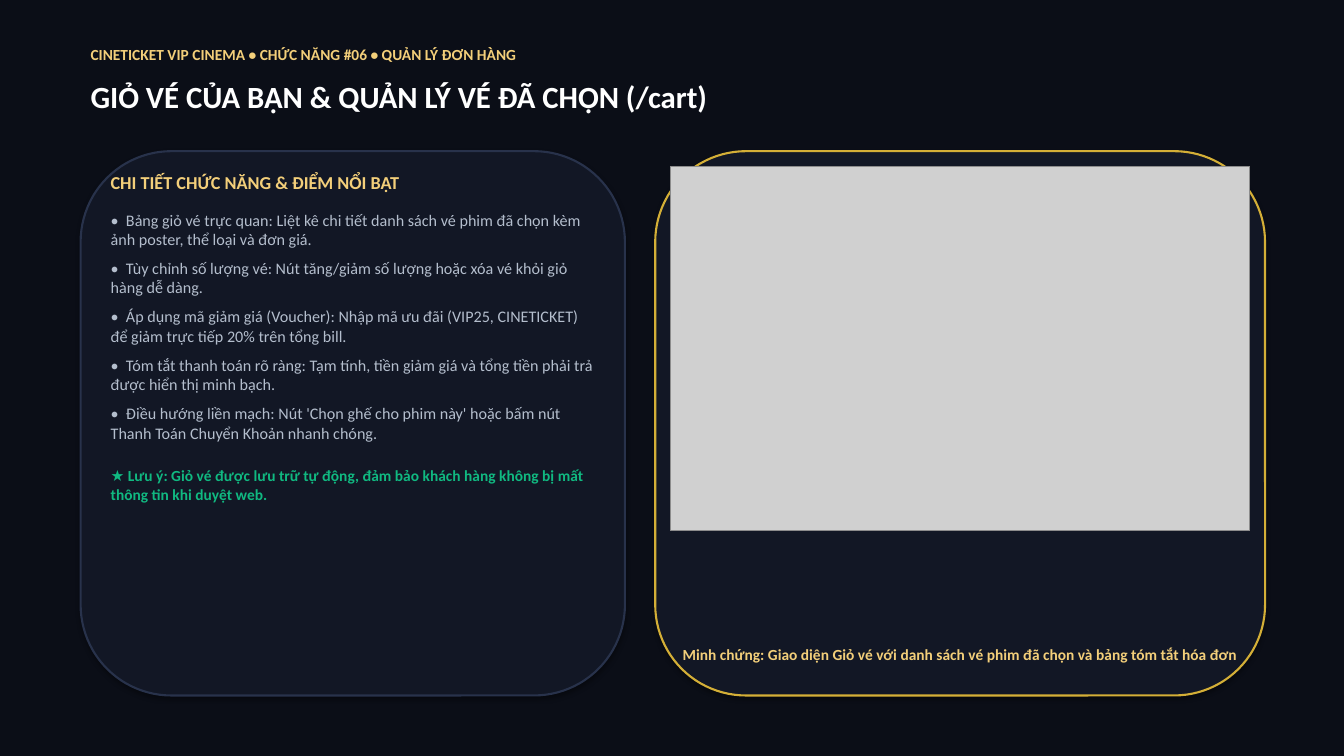
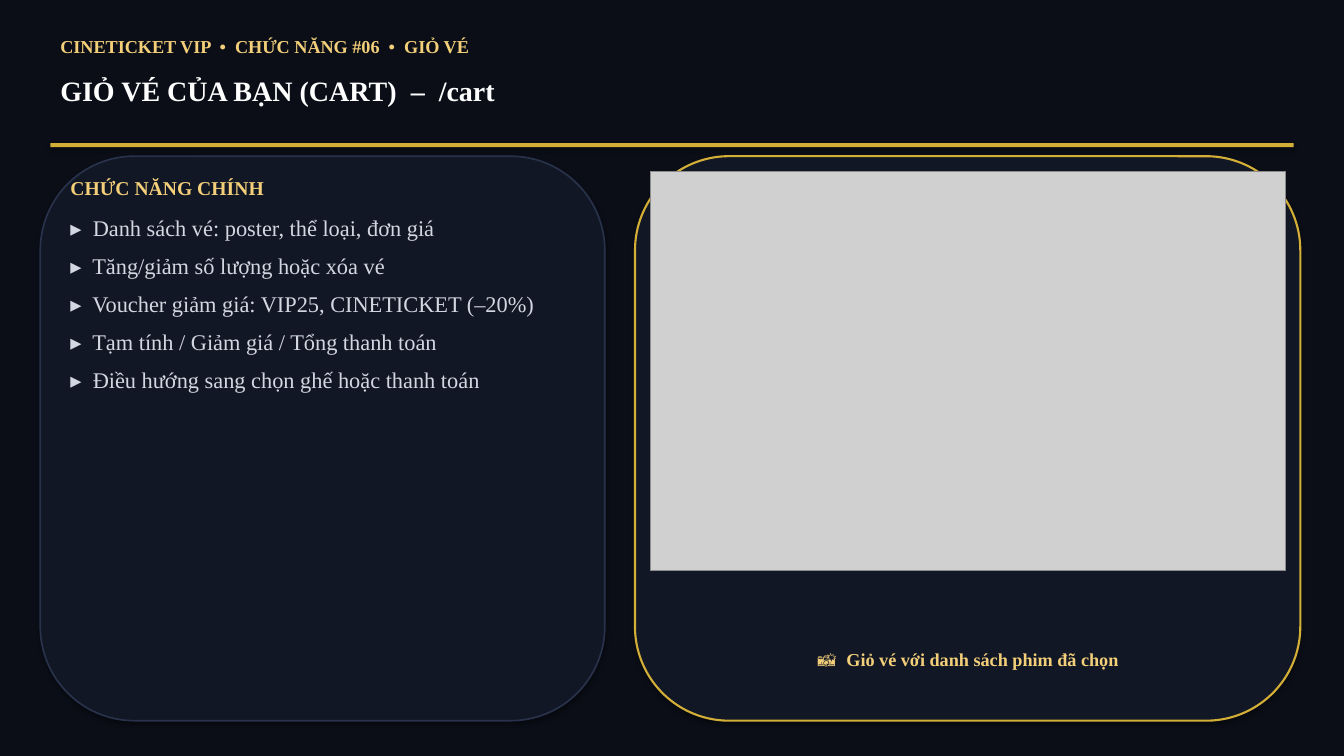
Before and after one commit to hathao109207-oss/hathao, a slide deck: slide 7 of BaoCao_ChucNang_CineTicket.pptx. Drawn at 1344x756 pixels with LibreOffice and Linux fonts; fonts in the diff are those of the drawing; grey boxes stand for pictures. Boxes give left, top, right and bottom in pixels: in the first picture for what was removed or moved away, otherwise in the second. Text is boxed around its words. In the diff, an @@ line names an element or a change of style, - is before the commit and + after.

Commit message:
style(pptx): font Times New Roman 16, noi dung rut gon theo tu khoa

```diff
--- a/BaoCao_ChucNang_CineTicket.pptx
+++ b/BaoCao_ChucNang_CineTicket.pptx
@@ text at (x1=60, y1=39, x2=469, y2=54): text changed; size 11 to 13 pt; font Calibri to Times New Roman @@
-CINETICKET VIP CINEMA • CHỨC NĂNG #06 • QUẢN LÝ ĐƠN HÀNG
+CINETICKET VIP • CHỨC NĂNG #06 • GIỎ VÉ
@@ text at (x1=60, y1=80, x2=495, y2=107): text changed; size 22 to 20 pt; font Calibri to Times New Roman @@
-GIỎ VÉ CỦA BẠN & QUẢN LÝ VÉ ĐÃ CHỌN (/cart)
+GIỎ VÉ CỦA BẠN (CART) – /cart
@@ rectangle added at (x1=50, y1=143, x2=1294, y2=147), fill #D4AF37 @@
@@ rounded rectangle resized from (x1=81, y1=151, x2=625, y2=696) to (x1=40, y1=156, x2=605, y2=721) @@
@@ rounded rectangle at (x1=40, y1=156, x2=605, y2=721): outline #28324B 1.5 pt to #28324B 1.2 pt @@
@@ rounded rectangle resized from (x1=655, y1=151, x2=1265, y2=696) to (x1=635, y1=156, x2=1301, y2=721) @@
@@ picture resized from (x1=670, y1=166, x2=1250, y2=530) to (x1=650, y1=171, x2=1286, y2=571) @@
@@ text at (x1=70, y1=180, x2=534, y2=393): text changed; size 11.5 to 16 pt; font Calibri to Times New Roman; text colour #B4BECD to #D2D7E1 @@
-CHI TIẾT CHỨC NĂNG & ĐIỂM NỔI BẬT
-• Bảng giỏ vé trực quan: Liệt kê chi tiết danh sách vé phim đã chọn kèm ảnh poster, thể loại và đơn giá.
-• Tùy chỉnh số lượng vé: Nút tăng/giảm số lượng hoặc xóa vé khỏi giỏ hàng dễ dàng.
-• Áp dụng mã giảm giá (Voucher): Nhập mã ưu đãi (VIP25, CINETICKET) để giảm trực tiếp 20% trên tổng bill.
-• Tóm tắt thanh toán rõ ràng: Tạm tính, tiền giảm giá và tổng tiền phải trả được hiển thị minh bạch.
-• Điều hướng liền mạch: Nút 'Chọn ghế cho phim này' hoặc bấm nút Thanh Toán Chuyển Khoản nhanh chóng.
-★ Lưu ý: Giỏ vé được lưu trữ tự động, đảm bảo khách hàng không bị mất thông tin khi duyệt web.
+CHỨC NĂNG CHÍNH
+▸ Danh sách vé: poster, thể loại, đơn giá
+▸ Tăng/giảm số lượng hoặc xóa vé
+▸ Voucher giảm giá: VIP25, CINETICKET (–20%)
+▸ Tạm tính / Giảm giá / Tổng thanh toán
+▸ Điều hướng sang chọn ghế hoặc thanh toán
@@ text at (x1=846, y1=653, x2=1118, y2=670): text changed; size 11 to 13 pt; font Calibri to Times New Roman @@
-Minh chứng: Giao diện Giỏ vé với danh sách vé phim đã chọn và bảng tóm tắt hóa đơn
+📸 Giỏ vé với danh sách phim đã chọn
```
Also in this commit, not shown: 15 other slides changed, 1 other file.
